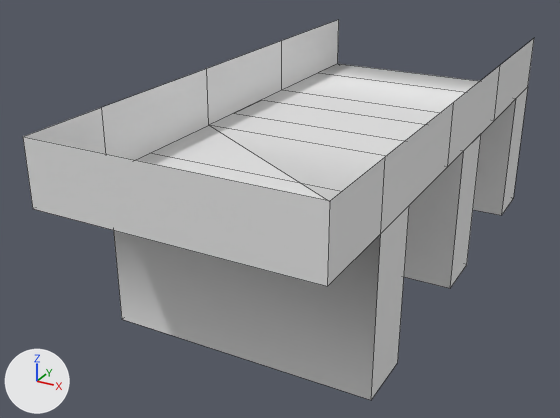
Before and after pictures for a commit that changed the OBJ model Resources/Meshes/18m/Slope_Pavement_Steel_Fence.obj.
Camera for both pictures: a 50 mm lens placed at (10.4, -0.3, 13.2), pointed at (-1.4, 21.2, 2.5). The lights are fixed; the arrows at lower left show +X, +Y and +Z. Mesh edges are drawn as thin lines. Where no turn or scale is listed for an object, it has been applied to the vertices.

Objects in the first picture: 'Slope_Pavement_Steel_Fence'.
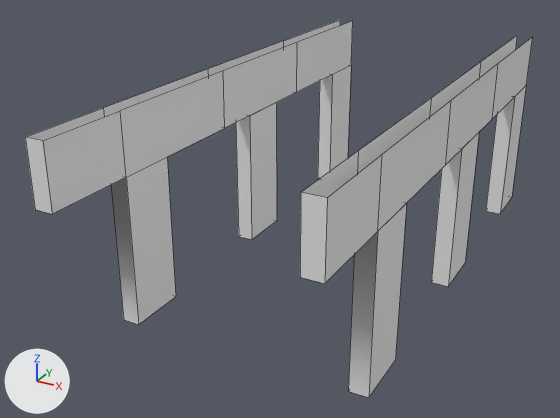
What differs and where, as boxes (x1, y1, x2, y2) in the pictures (560 x 418 px; the box of a moved part takes in the faces that stretch with it):
```json
{"object": "Slope_Pavement_Steel_Fence", "change": "reshaped", "before": [23, 20, 534, 400], "after": [25, 20, 532, 398]}
{"part": 1, "of": "me_slope_pavement_steel_fence", "change": "moved or reshaped", "before": [404, 134, 481, 288], "after": [236, 103, 277, 240]}
{"part": 2, "of": "me_slope_pavement_steel_fence", "change": "added", "after": [431, 132, 479, 286]}
{"part": 3, "of": "me_slope_pavement_steel_fence", "change": "added", "after": [25, 20, 353, 325]}
{"part": 4, "of": "me_slope_pavement_steel_fence", "change": "added", "after": [300, 36, 532, 398]}
{"part": 5, "of": "me_slope_pavement_steel_fence", "change": "deleted", "before": [23, 20, 534, 400]}
```

Scene script edits in JSON lines:
```json
{"block": "me_slope_pavement_steel_fence", "where": "# used by ob_slope_pavement_steel_fence; location = (0.0, 0.0, 0.0)"}
{"op": "remove", "block": "me_slope_pavement_steel_fence", "code": "me_slope_pavement_steel_fence.from_pydata(...)  # 40 vertices, 27 faces; spans x -4.3..4.3, y 13.0..32.0, z 0.0..7.0"}
{"op": "add", "block": "me_slope_pavement_steel_fence", "code": "me_slope_pavement_steel_fence.from_pydata(...)  # 80 vertices, 50 faces; spans x -4.2..4.2, y 13.0..32.0, z 0.0..7.1"}
{"block": "me_slope_pavement_steel_fence", "change": "me_slope_pavement_steel_fence part 1: the loose piece of 8 vertices spanning x -4.3..4.3, y 23.0..25.0, z 0.0..5.0 is scaled about its middle by (0.0698, 1, 1), then moved by (-3.9, 0.0, 0.0)"}
{"block": "me_slope_pavement_steel_fence", "change": "me_slope_pavement_steel_fence part 2: the loose piece of 8 vertices spanning x -4.3..4.3, y 23.0..25.0, z 0.0..5.0 is copied, and the copy is scaled about its middle by (0.0698, 1, 1), then moved by (3.9, 0.0, 0.1); it spans x 3.6..4.2, y 23.0..25.0, z 0.0..5.1"}
{"block": "me_slope_pavement_steel_fence", "change": "me_slope_pavement_steel_fence part 3: a new loose piece of 32 vertices spanning x -4.2..-3.6, y 13.0..32.0, z 0.0..7.0"}
{"block": "me_slope_pavement_steel_fence", "change": "me_slope_pavement_steel_fence part 4: a new loose piece of 32 vertices spanning x 3.6..4.2, y 13.0..32.0, z 0.0..7.1"}
{"block": "me_slope_pavement_steel_fence", "change": "me_slope_pavement_steel_fence part 5"}
{"block": "me_slope_pavement_steel_fence", "change": "32 vertices are removed from x -4.3..4.3, y 13.0..32.0, z 0.0..7.0"}
{"block": "me_slope_pavement_steel_fence", "change": "23 faces are deleted"}
```
